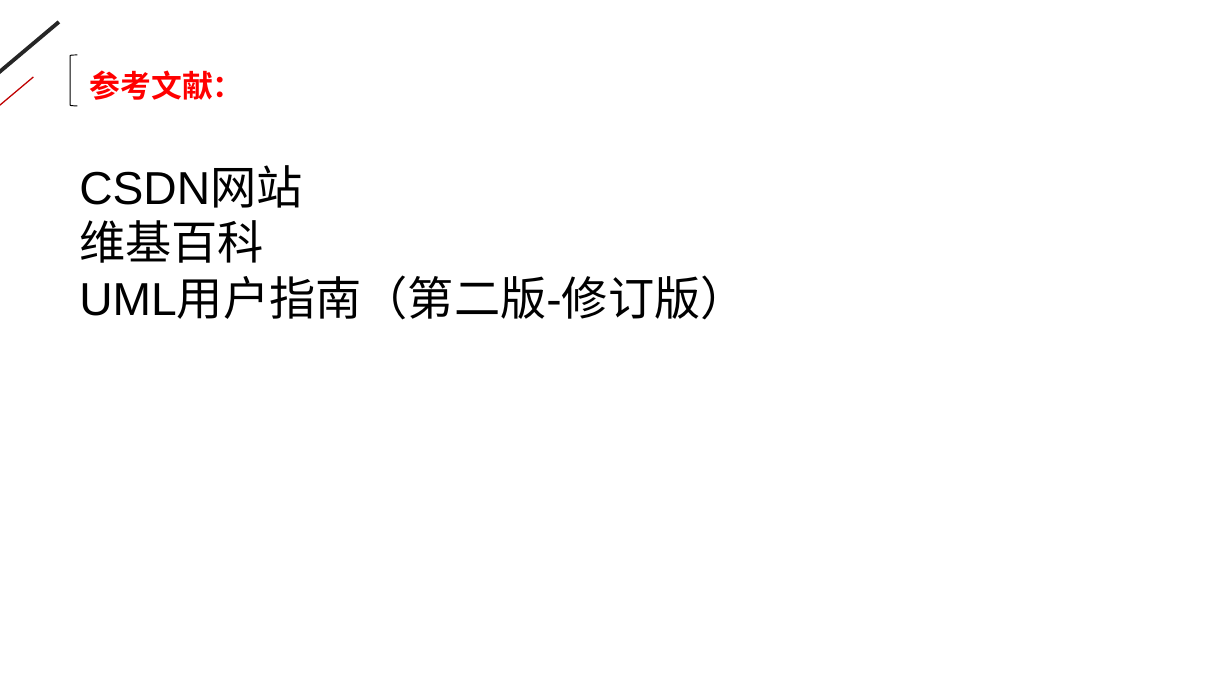
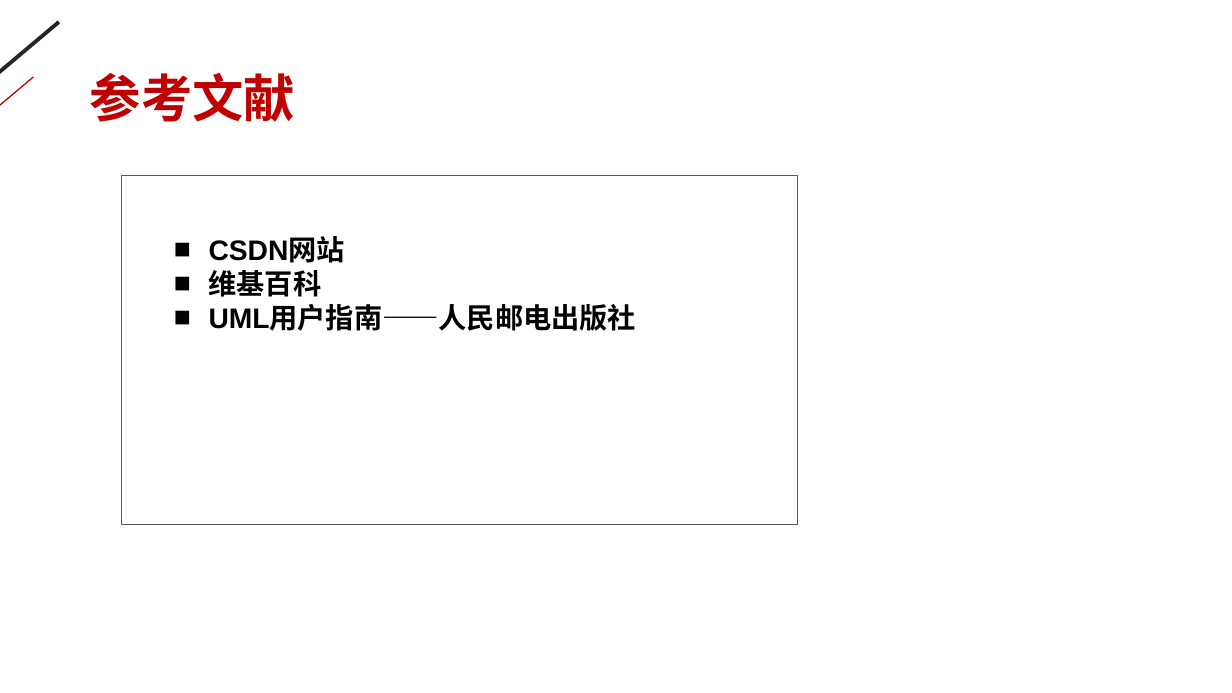
Before and after one commit to moritashin/PRD2017-09, a slide deck: slide 51 of ppt/UML概述ppt.pptx (slide 50 before the commit). Drawn at 1232x693 pixels with LibreOffice and Linux fonts; fonts in the diff are those of the drawing. Boxes give left, top, right and bottom in pixels: in the first picture for what was removed or moved away, otherwise in the second. Text is boxed around its words. In the diff, an @@ line names an element or a change of style, - is before the commit and + after.

```diff
--- a/ppt/UML概述ppt.pptx
+++ b/ppt/UML概述ppt.pptx
@@ left bracket removed at <box>70,55,78,105</box> @@
@@ text at <box>90,73,295,122</box>: text changed; size 24 to 40 pt; text colour #FF0000 to #C00000 @@
-参考文献：
+参考文献
@@ rectangle added at <box>121,176,798,525</box>, outline #595959 1 pt @@
@@ text "CSDN网站": place and size @@
-text "CSDN网站" at <box>79,168,746,320</box>
+text "CSDN网站" at <box>209,238,636,331</box>
@@ text at <box>209,238,345,297</box>: size 36 to 22 pt, bold on in "CSDN网站", "维基百科"; bullet none to ■ @@
@@ text at <box>209,306,636,331</box>: text changed; size 36 to 22 pt; bold on @@
-UML用户指南（第二版-修订版）
+■ UML用户指南——人民邮电出版社
```
Also in this commit, not shown: 5 other slides changed, 1 slide added, 1 slide removed, 6 other files.
